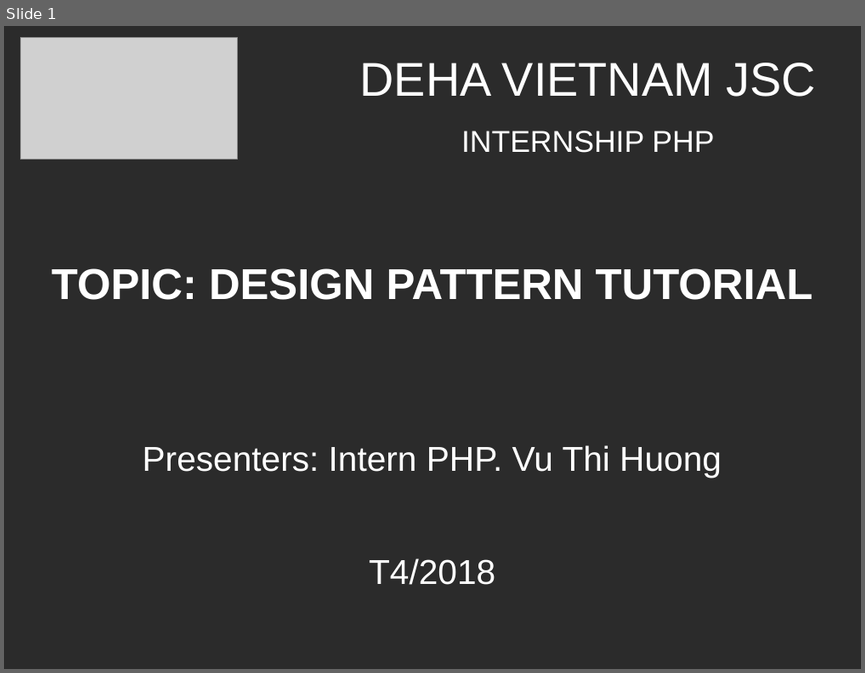
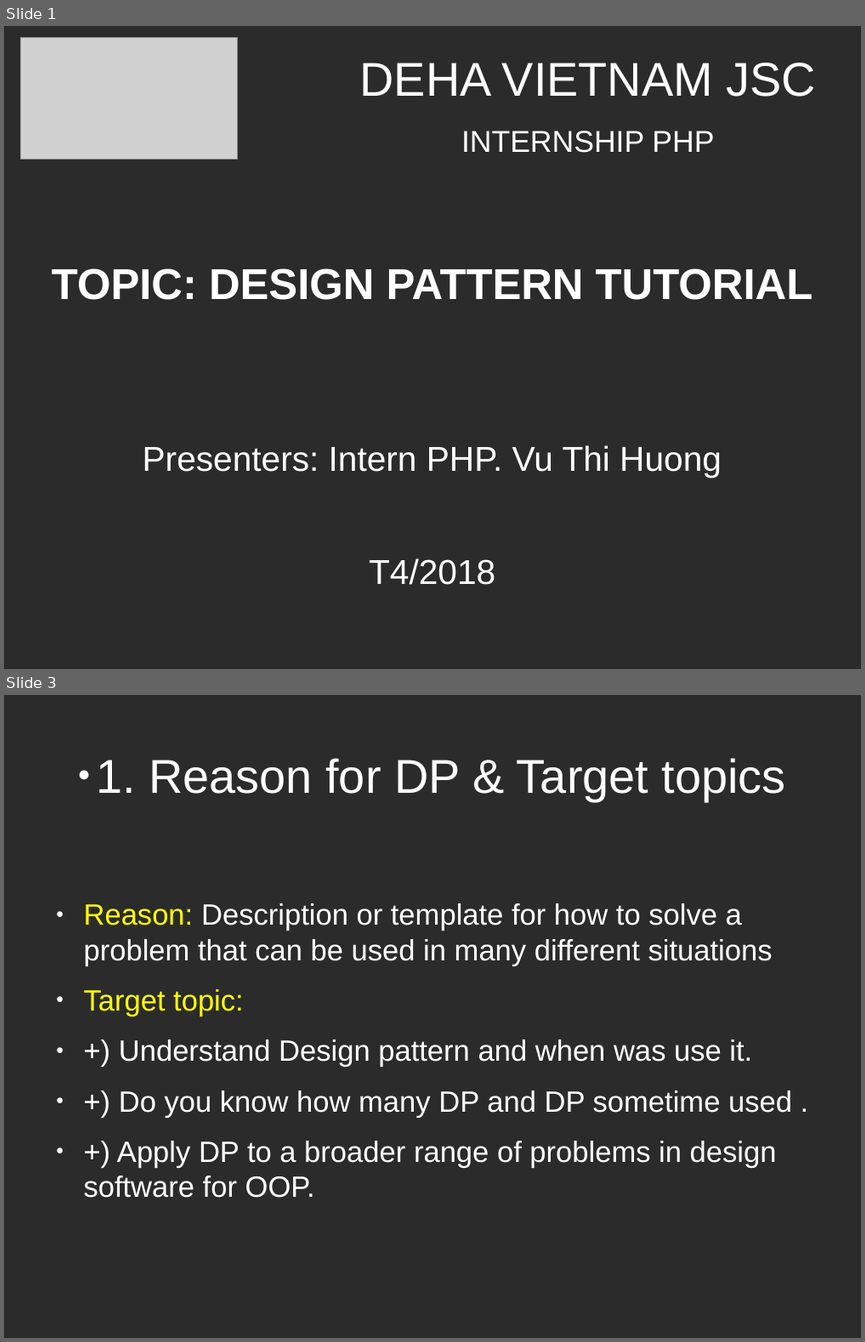
Before and after one commit to huongvt789/design-parttern, a slide deck: design-pattern.odp. Shown one above the other, each under a label of ours: slide 1 before the commit, slides 1 and 3 after it; the slides between them are not shown. The pictures are 865x673 and 865x1342 pixels, drawn with LibreOffice and Linux fonts; fonts in the diff are those of the drawing; grey boxes stand for pictures; background and template pictures are left out; a plain dark background stands for a picture behind light text. Boxes give left, top, right and bottom in pixels: in the first picture for what was removed or moved away, otherwise in the second. Text is boxed around its words. In the diff, an @@ line names an element or a change of style, - is before the commit and + after.

```diff
--- a/design-pattern.odp
+++ b/design-pattern.odp
@@ slide 3 added at (x1=4, y1=695, x2=861, y2=1338), background picture (left out) @@
@@ title added at (x1=96, y1=758, x2=786, y2=801), 44 pt, text #FFFFFF @@
+● 1. Reason for DP & Target topics
@@ text added at (x1=84, y1=903, x2=792, y2=1197), 27.2 pt, text #FFFFFF @@
+● Reason: Description or template for how to solve a problem that can be used in many different situations
+● Target topic:
+● +) Understand Design pattern and when was use it.
+● +) Do you know how many DP and DP sometime used .
+● +) Apply DP to a broader range of problems in design software for OOP.
```
Also in this commit, not shown: 4 slides changed, 10 other slides added, 1 other file.
